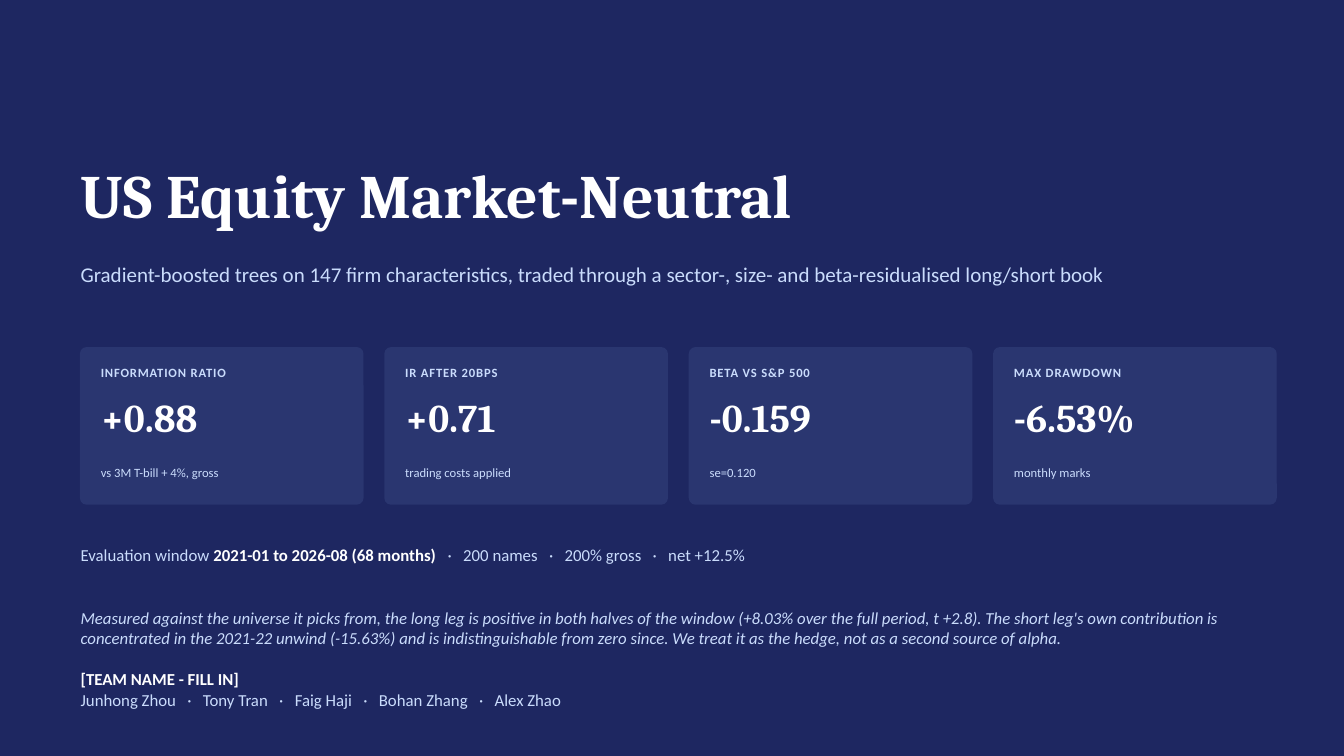
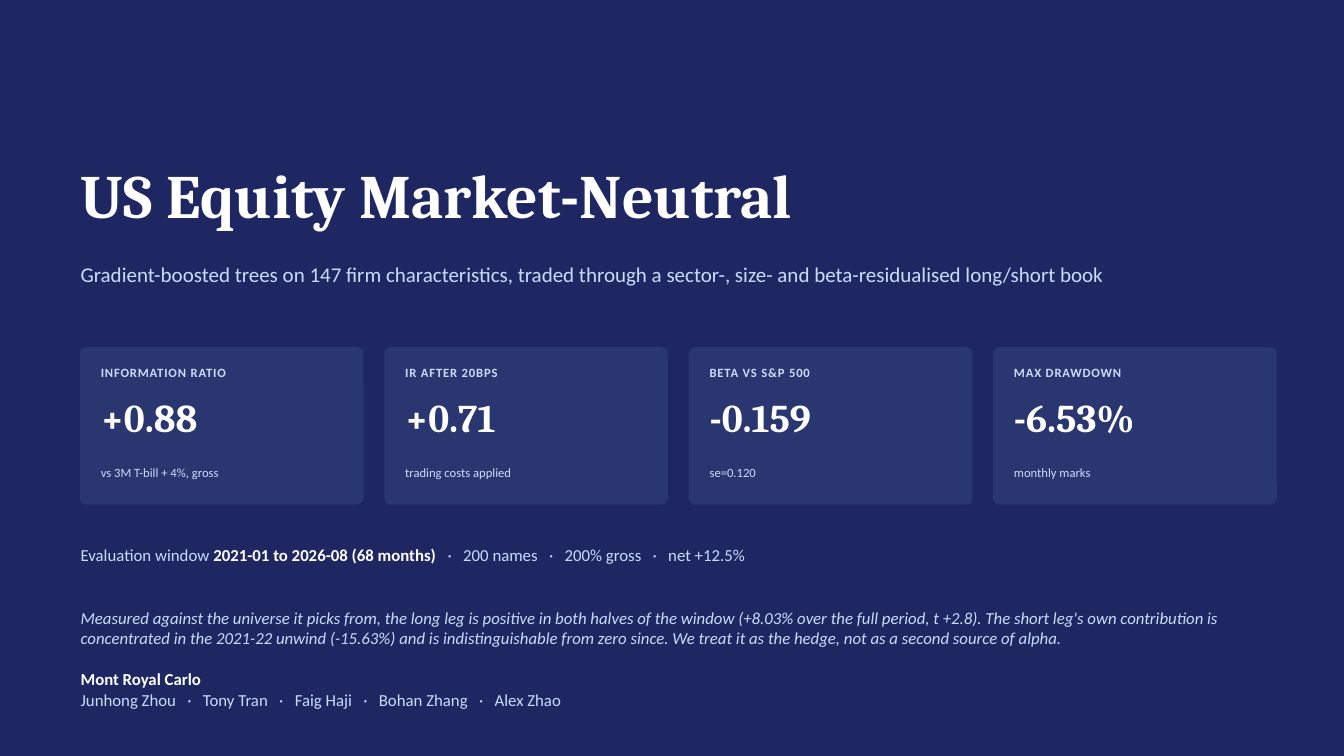
Before and after one commit to TonyTran03/hackathonfiam_zzz, a slide deck: slide 1 of 05_submission/FIAM_deck.pptx. Drawn at 1344x756 pixels with LibreOffice and Linux fonts; fonts in the diff are those of the drawing. Boxes give left, top, right and bottom in pixels: in the first picture for what was removed or moved away, otherwise in the second. Text is boxed around its words. In the diff, an @@ line names an element or a change of style, - is before the commit and + after.

```diff
--- a/05_submission/FIAM_deck.pptx
+++ b/05_submission/FIAM_deck.pptx
@@ text at (81, 673, 201, 688): text changed @@
-[TEAM NAME - FILL IN]
+Mont Royal Carlo
```
Also in this commit, not shown: 2 other files.
